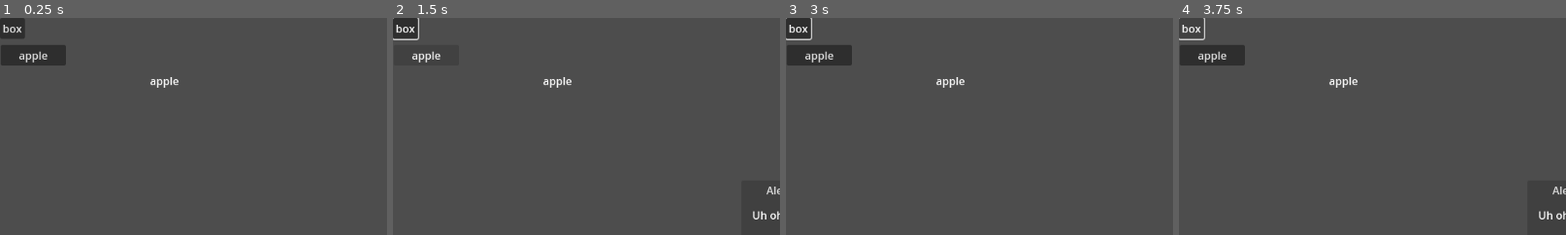
Above: before the commit, frames 1-4 (left to right).
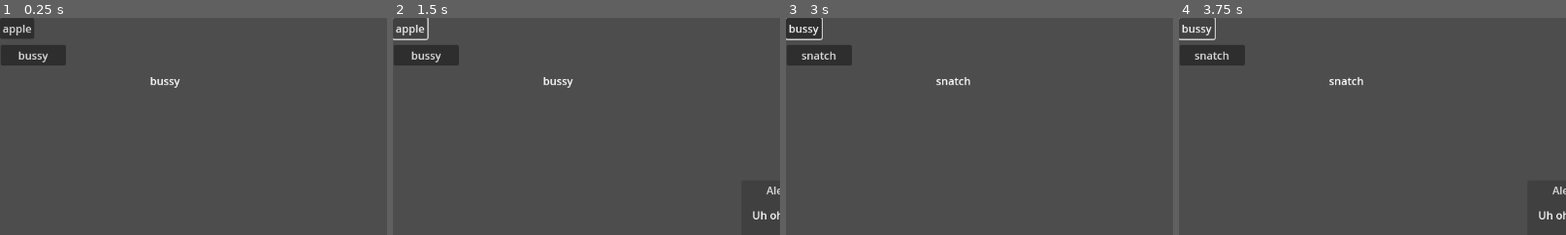
Above: after the commit, the same moments.

Repository: XeonAndressyll/Mail-Sort-Minigame
Game: Godot game, scene res://Sortgame.tscn
The game is run twice, just before and just after one commit, with the same random seed, the same clock (stepped at 60 frames per second) and the same inputs.
Inputs:
- Up to frame 1 (0.25 s): no input
- Up to frame 2 (1.5 s): click "box" (after the commit: "apple") at 0.5 s; click "apple" at 1.25 s
- Up to frame 3 (3 s): click "apple" (after the commit: "bussy") at 2 s; click "OK" at 2.75 s
- Up to frame 4 (3.75 s): click "box" (after the commit: "bussy") at 3.5 s
The pictures show only the part of the screen within x 0-50%, y 0-50%; the shares and areas given below are measured in that part.

The runs differ from the first frame. In frame 1, 0.7% of the frame differs, in the area x 0-47%, y 0-33%; in frame 2, 0.7%; in frame 3, 0.8%, in the area x 2-48%, y 0-33%; in frame 4, 0.6%.

Commit message:
Worst game all time 4:19p

Diff:
--- a/mail-sort-minigame-(fish)/node_2d.gd
+++ b/mail-sort-minigame-(fish)/node_2d.gd
@@ -4,12 +4,19 @@
 @onready var button2 : Button = $Button2
 @onready var target : Label = $TargetIcon
 
+const target_pool : Array= ["apple", "peen", "bussy", "box", "snatch", "goblin"]
+
 
 func _ready() -> void:
 	button.pressed.connect(button_press.bind(button))
 	button2.pressed.connect(button_press.bind(button2))
 
-	var target_pool : Array= ["apple", "peen", "bussy", "box", "snatch", "goblin"]
+	$AcceptDialog.confirmed.connect(reset)
+
+
+	reset()
+
+func reset() -> void:
 	target.text = target_pool.pick_random()
 
 	var target_wrongpool : Array= []
@@ -39,8 +46,6 @@
 			button_pool[i].text = target_wrongpool.pick_random()
 		print(button_pool[i])
 
-
-
 func button_press(pressed_button : Button) -> void :
 	if pressed_button.get_meta("correct_button"):
 		$AcceptDialog.dialog_text = "Gud"
@@ -51,7 +56,9 @@
 
 	$AcceptDialog.popup_centered()
 
+
 	print("It got pressed")
+
 
 
 
